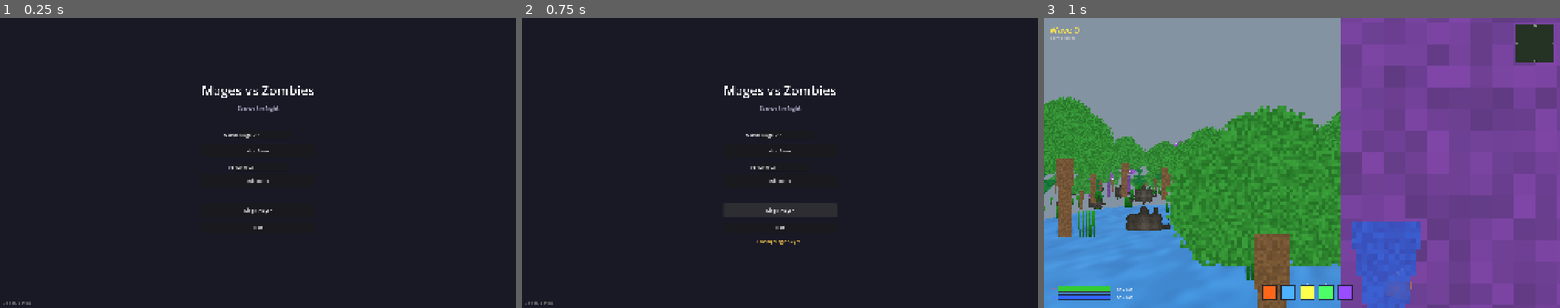
Above: before the commit, frames 1-3 (left to right).
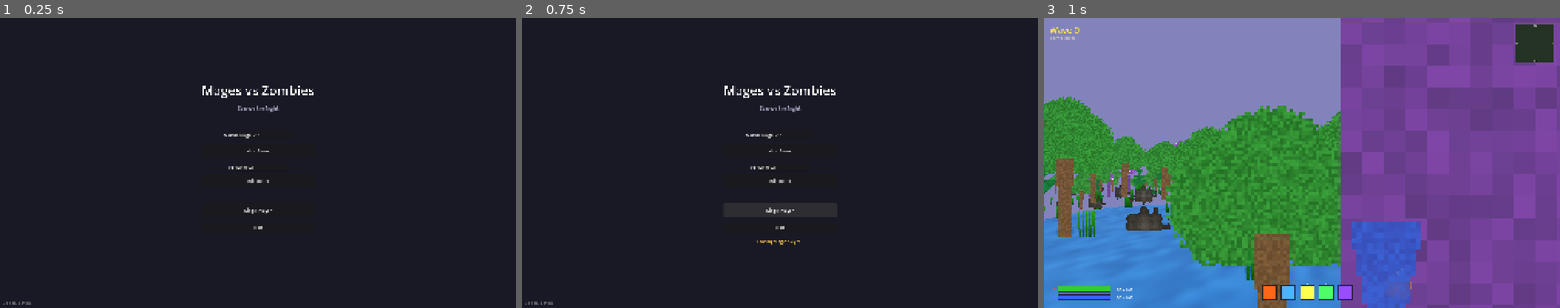
Above: after the commit, the same moments.

Repository: ruapotato/Mages-vs-Zombies
Game: Godot game, scene res://scenes/ui/main_menu.tscn
Two runs of this game, one before a commit and one after it. Both use one fixed random seed, a clock stepped at 60 frames per second and the inputs below.
Inputs:
- Up to frame 1 (0.25 s): no input
- Up to frame 2 (0.75 s): click "Single Player" at 0.5 s
- Up to frame 3 (1 s): no input

Frames 1-2 are identical in both runs. In frame 3, 21% of the frame differs, in the area x 0-58%, y 0-70%.

Commit message:
Fix sky shader to use LIGHT0 direction like Hamberg and add zombie despawning
- Sky shader now uses LIGHT0_DIRECTION and LIGHT0_ENERGY from DirectionalLight3D
  for proper sun position/brightness sync (matching Hamberg's approach)
- Added cloud rendering with TIME-based animation and coverage/darkness uniforms
- Simplified DayNightCycle by removing manual sun_direction uniform setting
- Added zombie despawning: zombies beyond despawn_radius (80 units) from player
  are removed to allow new zombies to spawn around the player as they explore

🤖 Generated with [Claude Code](https://claude.com/claude-code)

Co-Authored-By: Claude Opus 4.5 <noreply@anthropic.com>

Diff:
--- a/scripts/autoload/day_night_cycle.gd
+++ b/scripts/autoload/day_night_cycle.gd
@@ -90,9 +90,6 @@
 var moon_phase: float = 0.5  # 0=new, 0.25=first quarter, 0.5=full, 0.75=last quarter
 var lunar_day: float = 0.0  # Tracks which day in the lunar cycle
 const LUNAR_CYCLE_DAYS: float = 8.0  # Full lunar cycle in game days (real moon is ~29.5)
-
-# Time tracking for shader animations
-var shader_time: float = 0.0
 
 func _ready() -> void:
 	current_hour = start_hour
@@ -156,9 +153,6 @@
 	if not sun_light or not world_environment or not sky_material:
 		_find_scene_nodes()
 
-	# Update shader time
-	shader_time += delta
-
 	# Advance time
 	var hours_per_second = 24.0 / (day_length_minutes * 60.0)
 	current_hour += hours_per_second * delta
@@ -271,8 +265,6 @@
 	if sky_material:
 		_update_sky()
 
-var current_sun_direction: Vector3 = Vector3(0.3, 0.7, -0.5)  # Cache for sky shader
-
 func _update_sun_position() -> void:
 	# Sun completes a full 360° orbit over 24 hours
 	# Midnight (0:00) = sun directly below (nadir)
@@ -302,10 +294,8 @@
 	# Create sun position vector (where the sun actually is in the sky)
 	var sun_pos = Vector3(sun_x, sun_y, sun_z).normalized() * 100.0
 
-	# Cache sun direction for sky shader
-	current_sun_direction = sun_pos.normalized()
-
 	# Point the directional light from sun position toward the world origin
+	# Note: Sky shader uses LIGHT0_DIRECTION directly from this DirectionalLight3D
 	if sun_pos.length() > 0.001:
 		# Handle edge case when sun is directly above/below
 		var up_vec = Vector3.FORWARD if abs(sun_pos.normalized().y) > 0.99 else Vector3.UP
@@ -464,12 +454,12 @@
 		star_brightness = 1.0
 
 	# Update shader parameters
+	# Note: sun_direction is no longer needed - shader uses LIGHT0_DIRECTION from DirectionalLight3D
+	# Note: time is no longer needed - shader uses built-in TIME
 	sky_material.set_shader_parameter("sky_top_color", Vector3(sky_top.r, sky_top.g, sky_top.b))
 	sky_material.set_shader_parameter("sky_horizon_color", Vector3(sky_horizon.r, sky_horizon.g, sky_horizon.b))
 	sky_material.set_shader_parameter("ground_color", Vector3(ground.r, ground.g, ground.b))
 	sky_material.set_shader_parameter("star_brightness", star_brightness)
-	sky_material.set_shader_parameter("time", shader_time)
-	sky_material.set_shader_parameter("sun_direction", current_sun_direction)
 
 	# Update moon position and phase
 	_update_moon()
--- a/scripts/enemies/zombie_horde.gd
+++ b/scripts/enemies/zombie_horde.gd
@@ -24,6 +24,7 @@
 @export_group("Spawn Settings")
 @export var spawn_radius_min: float = 20.0
 @export var spawn_radius_max: float = 40.0
+@export var despawn_radius: float = 80.0  # Despawn zombies beyond this distance from player
 @export var night_spawn_multiplier: float = 2.0  # 2x more zombies at night!
 @export var night_spawn_rate_multiplier: float = 1.5  # Spawn 50% faster at night
 @export var spawn_height_offset: float = 1.0  # Spawn slightly above ground to avoid embedding in terrain
@@ -736,11 +737,31 @@
 
 func _cleanup_dead_zombies() -> void:
 	var valid_zombies: Array[Node3D] = []
+	var player_pos: Vector3 = player.global_position if player else Vector3.ZERO
+	var despawned_count: int = 0
+
 	for zombie in all_zombies:
-		if is_instance_valid(zombie):
-			var state = zombie.get("current_state") if "current_state" in zombie else 0
-			if state != 5:  # Not DEAD
-				valid_zombies.append(zombie)
+		if not is_instance_valid(zombie):
+			continue
+
+		var state = zombie.get("current_state") if "current_state" in zombie else 0
+		if state == 5:  # DEAD
+			continue
+
+		# Check distance from player - despawn if too far
+		if player:
+			var dist_to_player := zombie.global_position.distance_to(player_pos)
+			if dist_to_player > despawn_radius:
+				# Despawn this zombie - it's too far from player
+				zombie_data.erase(zombie)
+				zombie.queue_free()
+				despawned_count += 1
+				continue
+
+		valid_zombies.append(zombie)
+
+	if despawned_count > 0:
+		print("[ZombieHorde] Despawned %d zombies (too far from player)" % despawned_count)
 
 	all_zombies = valid_zombies
 
--- a/shaders/night_sky.gdshader
+++ b/shaders/night_sky.gdshader
@@ -1,6 +1,7 @@
 shader_type sky;
 
 // Dynamic sky shader with day/night cycle, stars, moon, and sun
+// Uses LIGHT0_DIRECTION and LIGHT0_ENERGY from DirectionalLight3D for sun position/brightness
 // Based on Hamberg sky system
 
 // Sky colors (set by DayNightCycle)
@@ -8,8 +9,8 @@
 uniform vec3 sky_horizon_color : source_color = vec3(0.6, 0.75, 0.95);
 uniform vec3 ground_color : source_color = vec3(0.3, 0.25, 0.2);
 
-// Sun parameters
-uniform vec3 sun_direction = vec3(0.3, 0.7, -0.5);
+// Sun parameters - using LIGHT0_DIRECTION from DirectionalLight3D
+uniform vec3 sun_color : source_color = vec3(1.0, 0.95, 0.85);
 uniform float sun_size : hint_range(0.01, 0.1) = 0.03;
 
 // Star parameters
@@ -22,8 +23,9 @@
 uniform float moon_phase : hint_range(0.0, 1.0) = 0.5;
 uniform float moon_size : hint_range(0.01, 0.2) = 0.06;
 
-// Time for animation
-uniform float time : hint_range(0.0, 10000.0) = 0.0;
+// Cloud parameters (set by WeatherManager)
+uniform float cloud_coverage : hint_range(0.0, 1.0) = 0.0;
+uniform float cloud_darkness : hint_range(0.0, 1.0) = 0.0;
 
 // Hash functions for randomness
 float hash(vec2 p) {
@@ -156,82 +158,139 @@
 	return milky * structure * 0.3;
 }
 
-// Generate sun
-vec3 sun(vec3 dir, vec3 sun_dir, float size) {
-	vec3 normalized_sun_dir = normalize(sun_dir);
-
-	// Only render sun if it's above horizon
-	if (normalized_sun_dir.y < -0.1) {
-		return vec3(0.0);
-	}
-
-	// Distance to sun center
-	float sun_dist = length(dir - normalized_sun_dir);
-
-	// Sun disc - bright white center
-	float sun_disc = smoothstep(size, size * 0.8, sun_dist);
-	vec3 sun_color = vec3(1.0, 0.98, 0.9) * sun_disc * 2.0;
-
-	// Sun glow - soft orange/yellow halo
-	float glow_inner = smoothstep(size * 4.0, size, sun_dist);
-	float glow_outer = smoothstep(size * 8.0, size * 2.0, sun_dist);
-	vec3 glow_color = vec3(1.0, 0.9, 0.6) * glow_inner * 0.5;
-	glow_color += vec3(1.0, 0.8, 0.5) * glow_outer * 0.2;
-
-	return sun_color + glow_color;
+// Simple noise for clouds
+float cloud_noise(vec2 p) {
+	vec2 i = floor(p);
+	vec2 f = fract(p);
+	f = f * f * (3.0 - 2.0 * f);
+
+	float a = hash(i);
+	float b = hash(i + vec2(1.0, 0.0));
+	float c = hash(i + vec2(0.0, 1.0));
+	float d = hash(i + vec2(1.0, 1.0));
+
+	return mix(mix(a, b, f.x), mix(c, d, f.x), f.y);
+}
+
+// Fractal brownian motion for clouds
+float fbm(vec2 p, int octaves) {
+	float value = 0.0;
+	float amplitude = 0.5;
+	float frequency = 1.0;
+	float total_amplitude = 0.0;
+
+	for (int i = 0; i < octaves; i++) {
+		value += amplitude * cloud_noise(p * frequency);
+		total_amplitude += amplitude;
+		amplitude *= 0.5;
+		frequency *= 2.0;
+	}
+
+	return value / total_amplitude;
+}
+
+// Generate clouds
+float clouds(vec3 dir) {
+	if (dir.y < 0.02) return 0.0;
+
+	float cloud_height = 1.0 / max(dir.y, 0.08);
+	vec2 cloud_pos = dir.xz * cloud_height * 1.5;
+
+	// Multiple cloud layers
+	vec2 layer1_pos = cloud_pos * 0.5 + vec2(TIME * 0.01, TIME * 0.005);
+	float layer1 = fbm(layer1_pos, 4);
+
+	vec2 layer2_pos = cloud_pos * 0.8 + vec2(TIME * 0.015, TIME * 0.008);
+	float layer2 = fbm(layer2_pos, 5);
+
+	float cloud_value = layer1 * 0.6 + layer2 * 0.4;
+
+	float cloud_threshold = 1.0 - cloud_coverage * 1.1;
+	float result = smoothstep(cloud_threshold, cloud_threshold + 0.25, cloud_value);
+
+	// Fade near horizon
+	float horizon_fade = smoothstep(0.02, 0.25, dir.y);
+	result *= horizon_fade;
+
+	return clamp(result, 0.0, 1.0);
 }
 
 void sky() {
-	vec3 dir = normalize(EYEDIR);
-
-	// Height in sky (0 at horizon, 1 at zenith, negative below horizon)
-	float height = dir.y;
-
-	vec3 final_color;
-
-	if (height > 0.0) {
-		// Above horizon - blend sky colors
-		float horizon_blend = smoothstep(0.0, 0.4, height);
-		final_color = mix(sky_horizon_color, sky_top_color, horizon_blend);
-
-		// Add stars at night
-		if (star_brightness > 0.01) {
-			float star_field = stars(dir, star_density, time * star_twinkle_speed);
-
-			// Star color variation (slight blue/yellow tints)
-			vec3 star_color = vec3(1.0, 1.0, 1.0);
-			float temp_var = hash(dir.xz * 100.0);
-			if (temp_var > 0.7) {
-				star_color = vec3(0.8, 0.9, 1.0); // Blue-ish
-			} else if (temp_var < 0.3) {
-				star_color = vec3(1.0, 0.95, 0.8); // Yellow-ish
-			}
-
-			// Add milky way
-			float milky = milky_way(dir);
-			vec3 milky_color = vec3(0.6, 0.65, 0.8);
-
-			// Combine stars and milky way
-			final_color += star_color * star_field * star_brightness;
-			final_color += milky_color * milky * star_brightness;
+	vec3 dir = EYEDIR;
+
+	// Sky gradient based on height
+	float horizon_blend = smoothstep(-0.1, 0.3, dir.y);
+	vec3 sky = mix(sky_horizon_color, sky_top_color, horizon_blend);
+
+	// Ground (below horizon)
+	if (dir.y < 0.0) {
+		float ground_blend = smoothstep(0.0, -0.3, dir.y);
+		sky = mix(sky_horizon_color, ground_color, ground_blend);
+	}
+
+	// Sun - uses LIGHT0_DIRECTION from DirectionalLight3D (like Hamberg)
+	float sun_dist = distance(dir, LIGHT0_DIRECTION);
+	float sun_disc = smoothstep(sun_size, sun_size * 0.5, sun_dist);
+	float sun_glow = smoothstep(sun_size * 4.0, sun_size, sun_dist) * 0.3;
+
+	// Only show sun above horizon
+	if (LIGHT0_DIRECTION.y > -0.1) {
+		sky += sun_color * (sun_disc + sun_glow) * LIGHT0_ENERGY;
+	}
+
+	// Stars (only visible at night, above horizon)
+	if (star_brightness > 0.01 && dir.y > 0.0) {
+		float star_field = stars(dir, star_density, TIME * star_twinkle_speed);
+
+		// Star color variation
+		vec3 star_col = vec3(1.0, 1.0, 1.0);
+		float temp_var = hash(dir.xz * 100.0);
+		if (temp_var > 0.7) {
+			star_col = vec3(0.8, 0.9, 1.0); // Blue-ish
+		} else if (temp_var < 0.3) {
+			star_col = vec3(1.0, 0.95, 0.8); // Yellow-ish
 		}
 
-		// Add moon (visible at night)
-		vec3 moon_color = moon(dir, moon_direction, moon_phase, moon_size);
-		final_color += moon_color * star_brightness;
-
-		// Add sun (visible during day - inverse of star_brightness)
-		float sun_brightness = 1.0 - star_brightness;
-		if (sun_brightness > 0.01) {
-			vec3 sun_color = sun(dir, sun_direction, sun_size);
-			final_color += sun_color * sun_brightness;
-		}
-
-	} else {
-		// Below horizon - ground color
-		float ground_blend = smoothstep(0.0, -0.2, height);
-		final_color = mix(sky_horizon_color, ground_color, ground_blend);
-	}
-
-	COLOR = final_color;
-}
+		// Add milky way
+		float milky = milky_way(dir);
+		vec3 milky_color = vec3(0.6, 0.65, 0.8);
+
+		// Clouds block stars
+		float star_cloud_block = 1.0 - cloud_coverage * 0.9;
+
+		// Combine stars and milky way
+		sky += (star_col * star_field + milky_color * milky) * star_brightness * star_cloud_block;
+	}
+
+	// Moon (visible at night, above horizon)
+	vec3 n_moon_dir = normalize(moon_direction);
+	if (star_brightness > 0.01 && n_moon_dir.y > -0.1 && dir.y > 0.0) {
+		vec3 moon_col = moon(dir, moon_direction, moon_phase, moon_size);
+		// Clouds partially block moon
+		float moon_cloud_block = 1.0 - cloud_coverage * 0.7;
+		sky += moon_col * moon_cloud_block * star_brightness;
+	}
+
+	// Clouds (only above horizon)
+	if (cloud_coverage > 0.01 && dir.y > 0.0) {
+		float cloud_value = clouds(dir);
+
+		// Cloud color based on time of day
+		vec3 cloud_lit_color = vec3(1.0, 1.0, 1.0);
+		vec3 cloud_dark_color = vec3(0.4, 0.42, 0.45);
+		vec3 cloud_base_color = mix(cloud_lit_color, cloud_dark_color, cloud_darkness);
+
+		// Clouds lit by sun
+		float sun_illumination = max(0.0, dot(dir, LIGHT0_DIRECTION));
+		vec3 cloud_col = cloud_base_color * (0.7 + sun_illumination * 0.3);
+
+		// At night, clouds are darker
+		float night_factor = 1.0 - clamp(LIGHT0_ENERGY, 0.0, 1.0);
+		cloud_col = mix(cloud_col, vec3(0.15, 0.17, 0.25), night_factor * 0.7);
+
+		// Blend clouds over sky
+		sky = mix(sky, cloud_col, cloud_value * 0.9);
+	}
+
+	COLOR = sky;
+}
